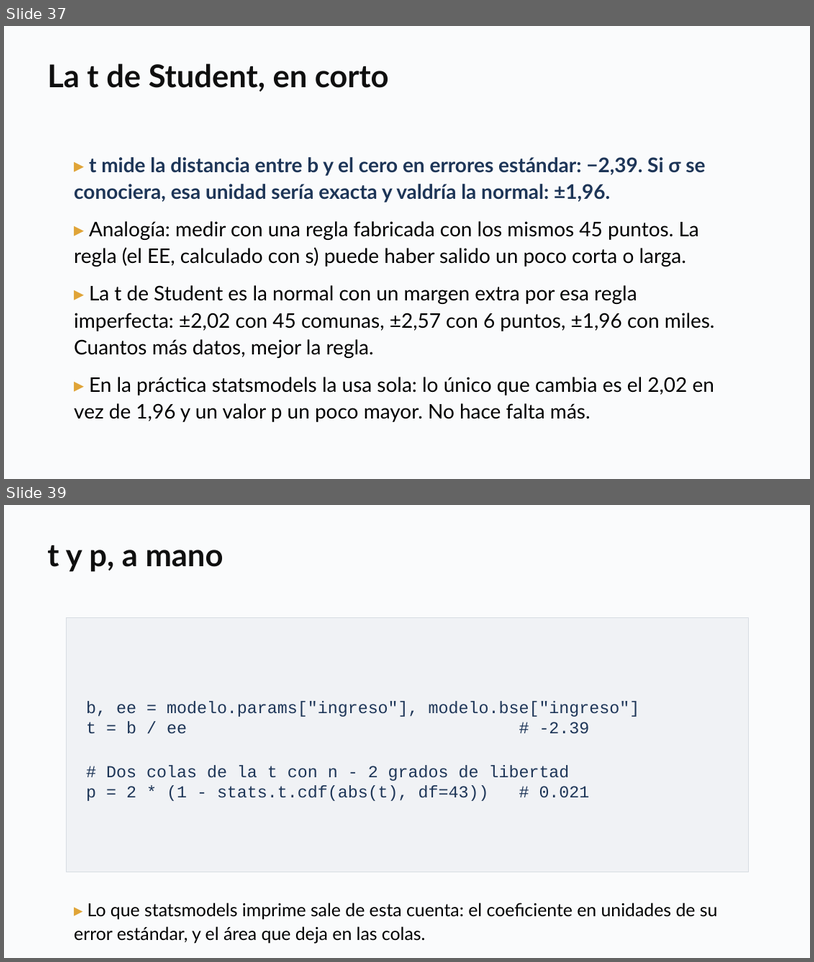
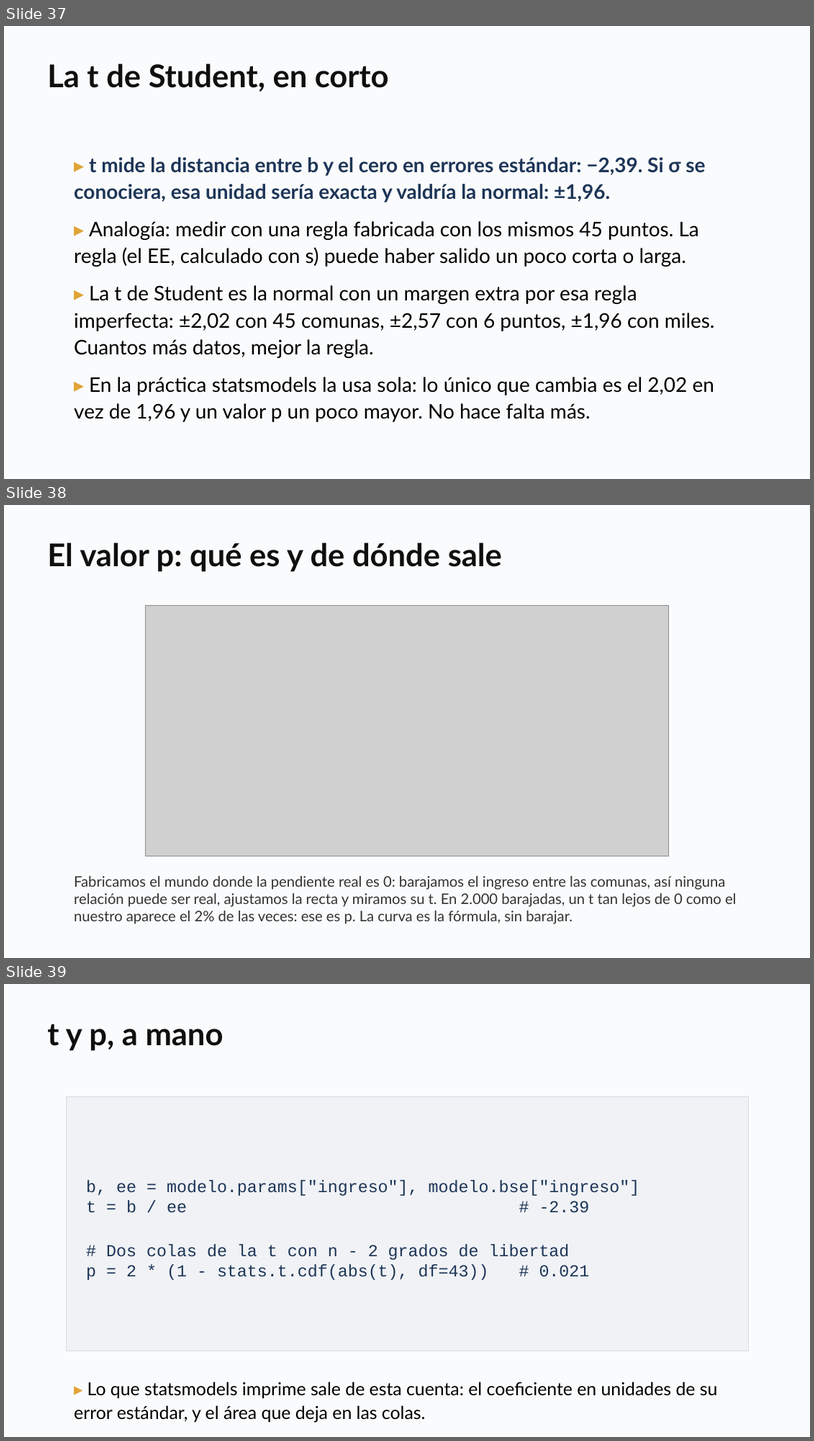
Before and after one commit to daniopitz/diplomado-cdd, a slide deck: presentaciones/clase05_probabilidad_inferencia.pptx. Shown one above the other, each under a label of ours: slides 37 and 39 before the commit, slides 37, 38 and 39 after it; the slides between them are not shown. The pictures are 814x962 and 814x1441 pixels, drawn with LibreOffice and Linux fonts; fonts in the diff are those of the drawing; grey boxes stand for pictures. Boxes give left, top, right and bottom in pixels: in the first picture for what was removed or moved away, otherwise in the second. Text is boxed around its words. In the diff, an @@ line names an element or a change of style, - is before the commit and + after.

```diff
--- a/presentaciones/clase05_probabilidad_inferencia.pptx
+++ b/presentaciones/clase05_probabilidad_inferencia.pptx
@@ slide 38 added at [4,505,810,958], background #FFFFFF @@
@@ rectangle added at [4,505,810,958], fill #FAFBFC @@
@@ text added at [47,542,502,572], 28 pt, text #0F0F0F, bold @@
+El valor p: qué es y de dónde sale
@@ picture added at [146,606,669,856] @@
@@ text added at [74,876,736,924], 13 pt, text #333333 @@
+Fabricamos el mundo donde la pendiente real es 0: barajamos el ingreso entre las comunas, así ninguna relación puede ser real, ajustamos la recta y miramos su t. En 2.000 barajadas, un t tan lejos de 0 como el nuestro aparece el 2% de las veces: ese es p. La curva es la fórmula, sin barajar.
```
Also in this commit, not shown: 4 slides changed, 3 slides removed, 3 other files.
